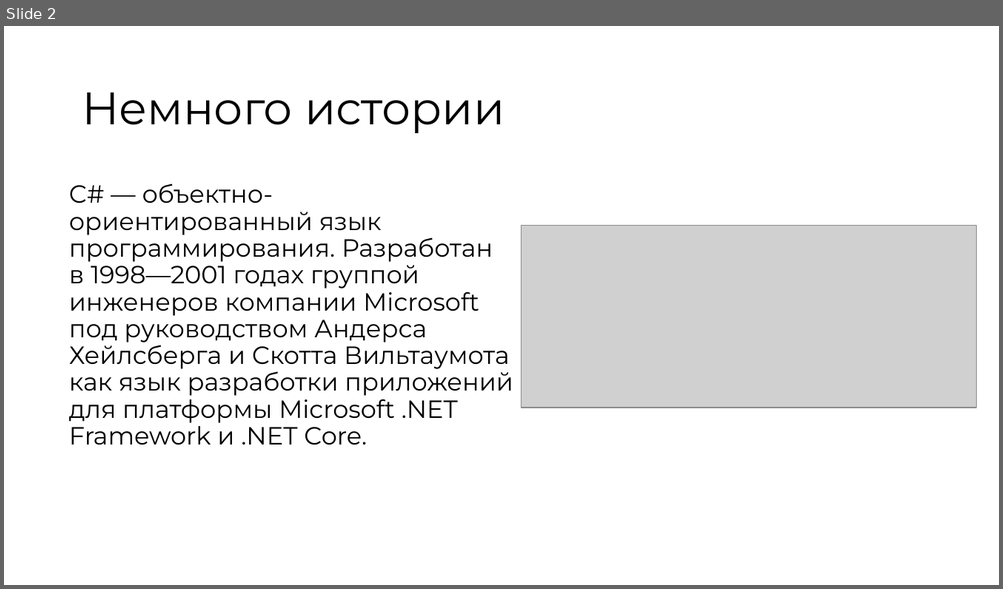
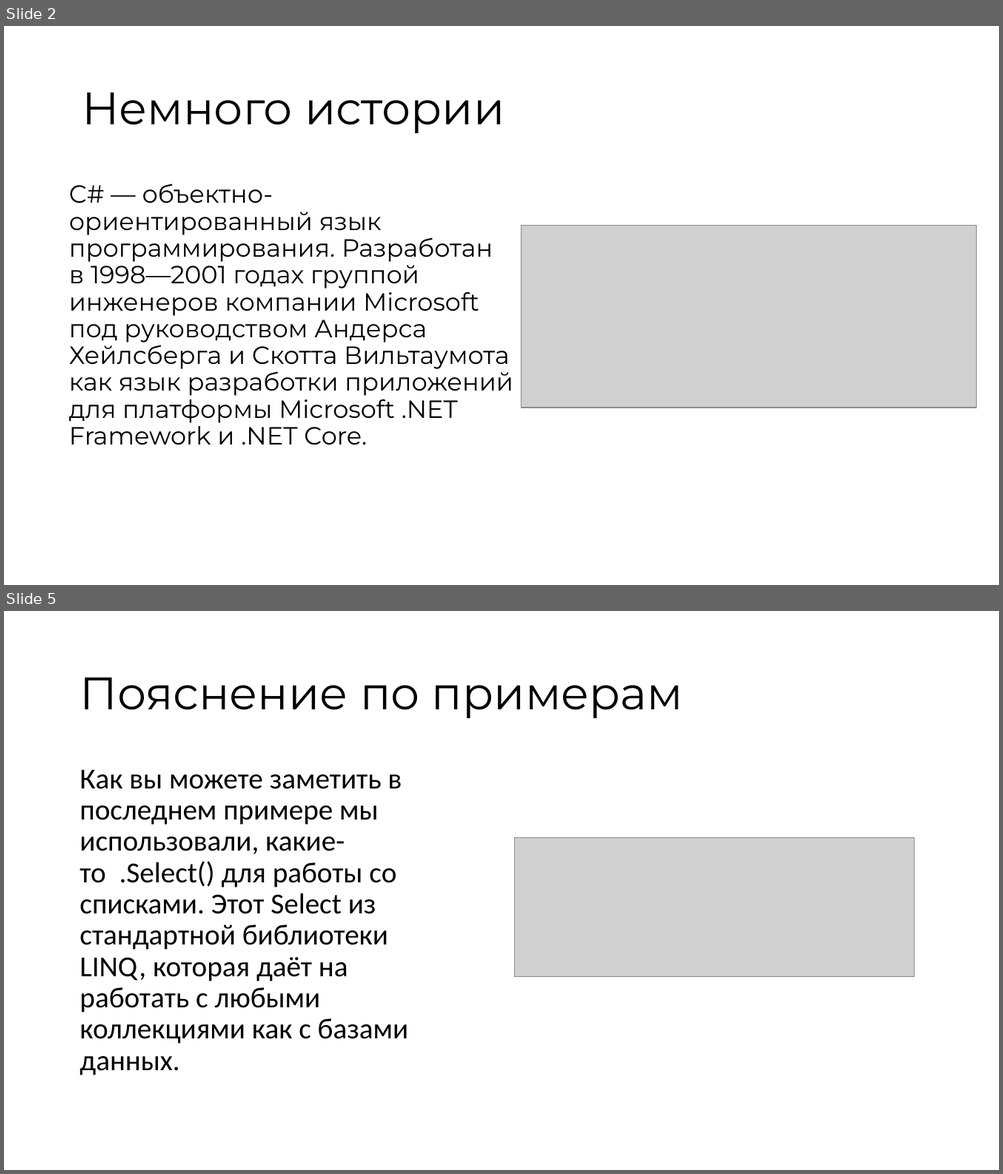
Before and after one commit to suai-materials/abstracts, a slide deck: IT/Лабораторные работы/Тест.pptx. Shown one above the other, each under a label of ours: slide 2 before the commit, slides 2 and 5 after it; the slides between them are not shown. The pictures are 1003x589 and 1003x1174 pixels, drawn with LibreOffice and Linux fonts; fonts in the diff are those of the drawing; grey boxes stand for pictures. Boxes give left, top, right and bottom in pixels: in the first picture for what was removed or moved away, otherwise in the second. Text is boxed around its words. In the diff, an @@ line names an element or a change of style, - is before the commit and + after.

```diff
--- a/IT/Лабораторные работы/Тест.pptx
+++ b/IT/Лабораторные работы/Тест.pptx
@@ slide 5 added at [4, 611, 999, 1170], background #FFFFFF @@
@@ title added at [79, 678, 683, 718], 44 pt, text #000000 @@
+Пояснение по примерам
@@ text added at [79, 770, 409, 1076], 28 pt, text #000000 @@
+Как вы можете заметить в последнем примере мы использовали, какие-то .Select() для работы со списками. Этот Select из стандартной библиотеки LINQ, которая даёт на работать с любыми коллекциями как с базами данных.
@@ picture added at [515, 838, 914, 977] @@
```
Also in this commit, not shown: 1 slide changed, 2 other slides added.
